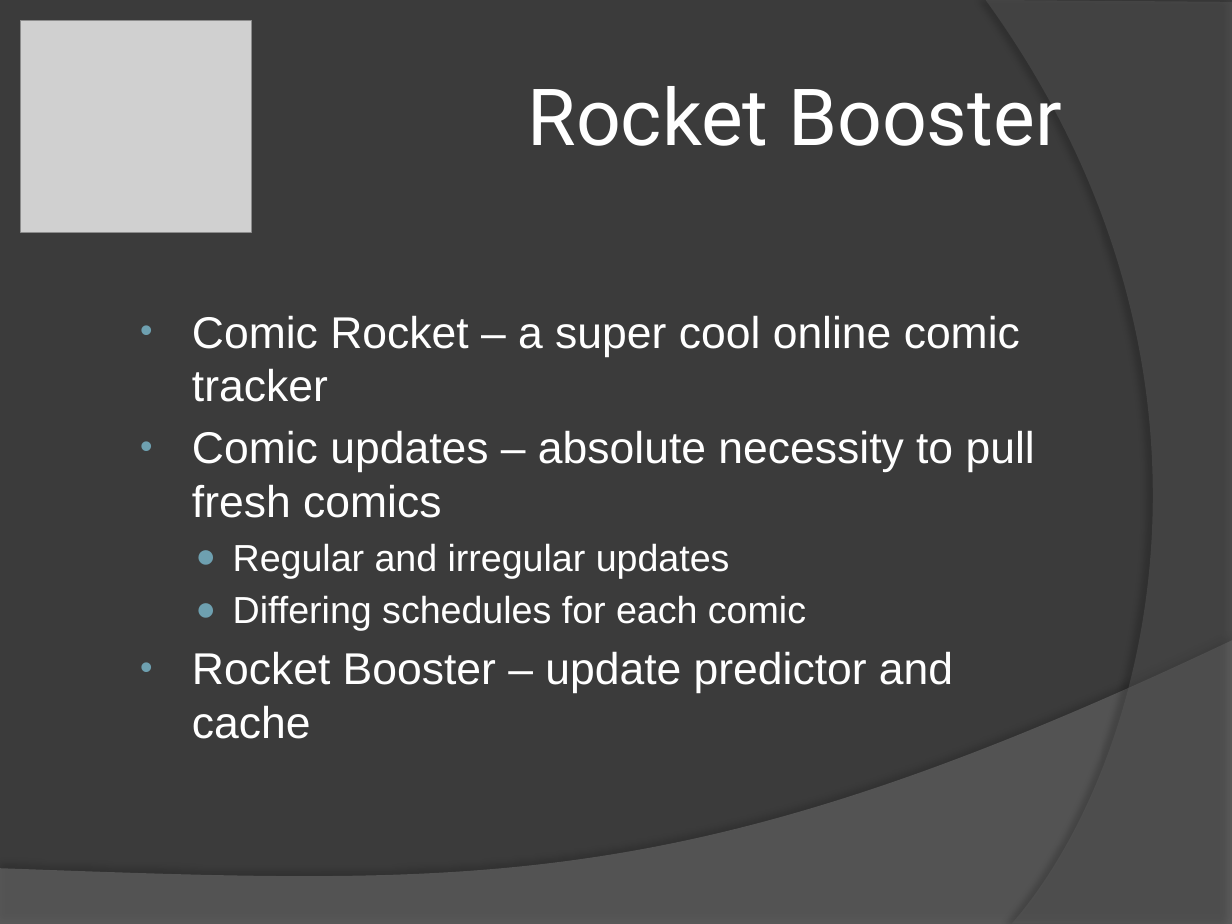
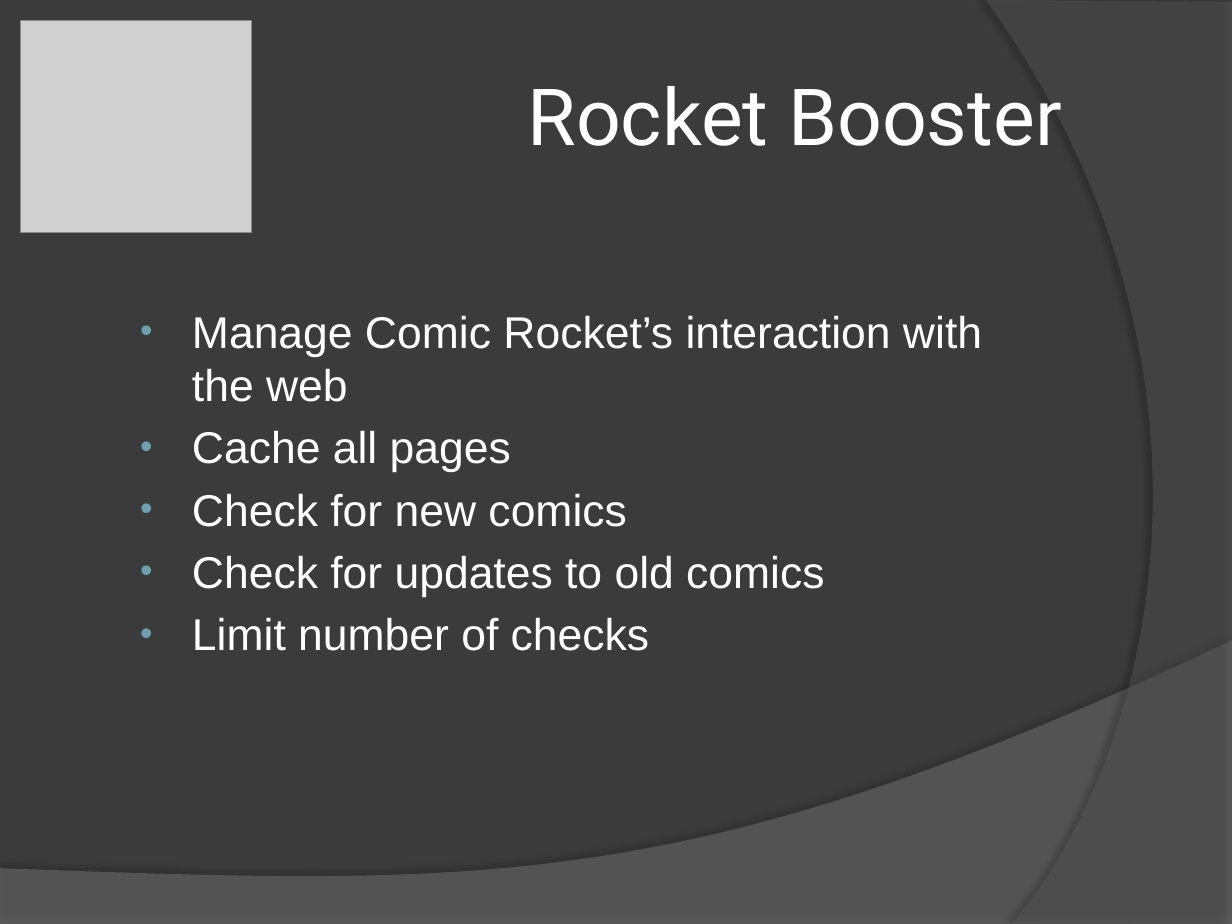
Before and after one commit to csComicRocket/ComicRocketProject, a slide deck: slide 6 of Documentation/RocketBooster-CapstonePresentation.pptx (slide 4 before the commit). Drawn at 1232x924 pixels with LibreOffice and Linux fonts; fonts in the diff are those of the drawing; grey boxes stand for pictures. Boxes give left, top, right and bottom in pixels: in the first picture for what was removed or moved away, otherwise in the second. Text is boxed around its words. In the diff, an @@ line names an element or a change of style, - is before the commit and + after.

```diff
--- a/Documentation/RocketBooster-CapstonePresentation.pptx
+++ b/Documentation/RocketBooster-CapstonePresentation.pptx
@@ text at (192,315,982,651): text changed @@
-• Comic Rocket – a super cool online comic tracker
-• Comic updates – absolute necessity to pull fresh comics
-  ● Regular and irregular updates
-  ● Differing schedules for each comic
-• Rocket Booster – update predictor and cache
+• Manage Comic Rocket’s interaction with the web
+• Cache all pages
+• Check for new comics
+• Check for updates to old comics
+• Limit number of checks
```
Also in this commit, not shown: 2 slides added, 1 other file.
